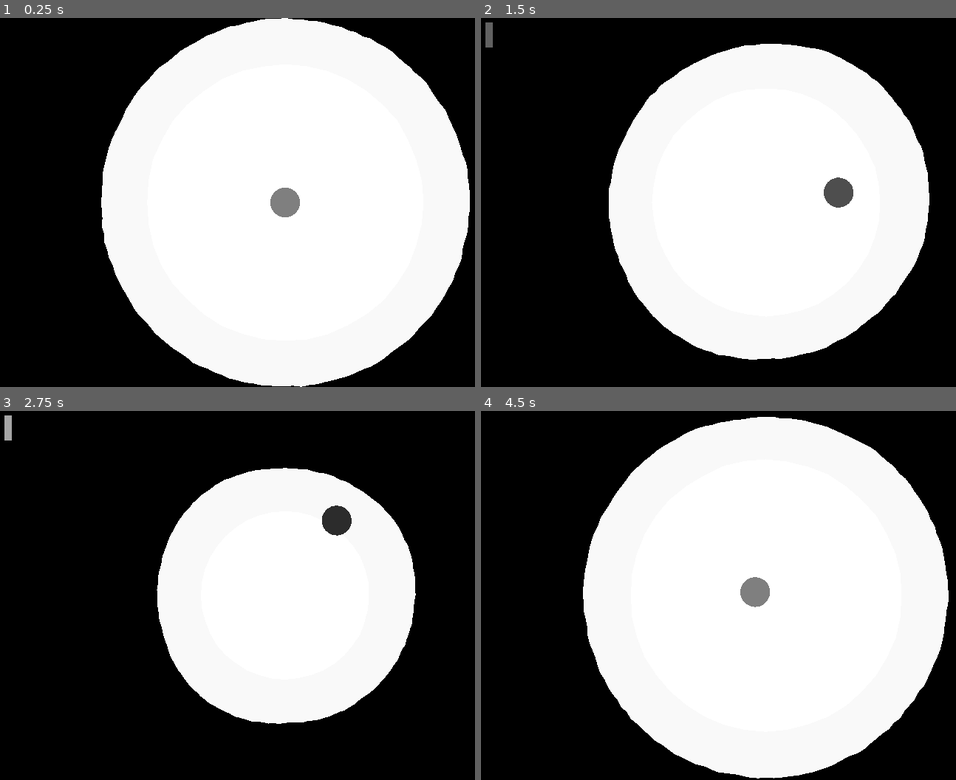
Above: before the commit, frames 1-4 (two rows, left to right).
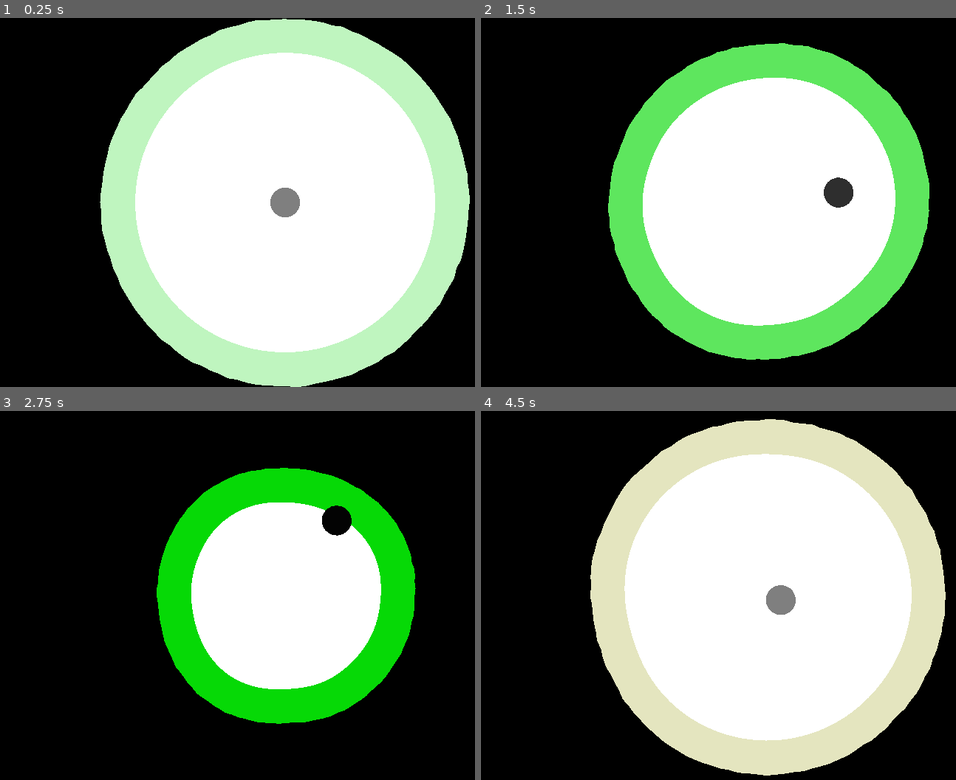
Above: after the commit, the same moments.

Repository: sergei11156/limetedSpace
Game: Godot game, scene res://main.tscn
Two runs of this game, one before a commit and one after it. Both use one fixed random seed, a clock stepped at 60 frames per second and the inputs below.
Inputs (mouse positions are in pixels of both pictures, inside the frame that each line leads up to):
- Up to frame 1 (0.25 s): no input
- Up to frame 2 (1.5 s): move the mouse to (894, 184) at 0.52 s; tap Space (shot) at 0.6, 1.35 s; move the mouse to (647, 220) at 1.27 s
- Up to frame 3 (2.75 s): move the mouse to (342, 514) at 2.02 s; tap Space (shot) at 2.1 s
- Up to frame 4 (4.5 s): move the mouse to (737, 669) at 2.77 s; tap Space (shot) at 2.85, 3.6, 4.35 s; move the mouse to (941, 650) at 3.52 s; move the mouse to (590, 540) at 4.27 s

The runs differ from the first frame. In frame 1, 21% of the frame differs, in the area x 20-99%, y 0-100%; in frame 2, 18%; in frame 3, 14%; in frame 4, 23%, in the area x 21-99%, y 1-100%.

Commit message:
colors of zone

Diff:
--- a/freeArea.gd
+++ b/freeArea.gd
@@ -6,7 +6,7 @@
 var verticesEffects: Array[Effect] = []
 var slices
 var collisionSlices
-@export var verticesCount = 144
+@export var verticesCount = 120
 @export var effectLifetime = 1
 @export var сollapseVelocity = 100
 @export var maxEffectRadiusForCollision = 200.0
--- a/main.gd
+++ b/main.gd
@@ -1,31 +1,18 @@
 extends Node
 @export var bulletScene: PackedScene
 @export var bonusScene: PackedScene
-
-var loadIndicators = []
-
+@export var colors: Array[Color]
 # Called when the node enters the scene tree for the first time.
 func _ready():
 	$FreeArea.startGame()
-	loadIndicators = [$ColorRect2, $ColorRect3, $ColorRect4]
+
 
 
 # Called every frame. 'delta' is the elapsed time since the previous frame.
 func _process(delta):
-	if Input.is_action_just_pressed("shot"):
-		if $Player.is_shot_available():
-			makeShot($Player.position, $Player.rotation)
-			$Player.shotsFired()
-
-
-	for i in range($Player.availableShots):
-		loadIndicators[i].set_color(Color(1, 1, 1))
-
-	if $Player.availableShots < loadIndicators.size():
-		var color = $Player.shotProgress
-		loadIndicators[$Player.availableShots].set_color(Color(color, color, color))
-		for i in range($Player.availableShots + 1, loadIndicators.size()):
-			loadIndicators[i].set_color(Color(0, 0, 0))
+	if $Player.is_shot_available():
+		makeShot($Player.position, $Player.rotation)
+		$Player.shotsFired()
 
 func makeShot(pos, rot):
 	var bullet = bulletScene.instantiate()
@@ -34,11 +21,11 @@
 
 func _physics_process(delta):
 	$Player.updateReloadTime(delta, $FreeArea.averageRadius, $FreeArea.center)
-	var vertices = []
-	for step in range(40):
-		var verticePos = Vector2.from_angle(PI * 2 / 40 * step)
-		verticePos *= $FreeArea.averageRadius - $Player.maxDistanceToRadiusToGainReload
-		vertices.push_back(rand(verticePos))
+	var vertices = $FreeArea.vertices.map(func(v): return v - v.normalized() * $Player.maxDistanceToRadiusToGainReload / 2)
+	var alpha = $Player.waitReloadTime/ $Player.reloadTime
+	if alpha < .25:
+		alpha = .25
+	$ZoneIndicator.set_color(Color($ZoneIndicator.color, alpha))
 
 	$WithoutReloadZone.position = $FreeArea.center
 	$WithoutReloadZone.set_polygon(PackedVector2Array(vertices))
@@ -46,19 +33,27 @@
 func rand(v):
 	return v * ((randi() % 10 - 5) / 1000.0 + 1)
 
-func _on_free_area_player_hit_border():
+
+func startGame():
 	$FreeArea.startGame()
 	$Player.startGame()
+	$ZoneIndicator.set_color(colors[randi() % colors.size()])
+
+func _on_free_area_player_hit_border():
+	startGame()
 
 
 
 func _on_create_bonus_timer_timeout():
 	var bonus = bonusScene.instantiate()
-	var rand = randi() % int($FreeArea.averageRadius - $Player.maxDistanceToRadiusToGainReload)
-	var v = Vector2(rand, rand)
+	var radius = $FreeArea.averageRadius - $Player.maxDistanceToRadiusToGainReload
+	var v = rand_circle(radius)
 	bonus.position = $FreeArea.center + v
 	add_child(bonus)
 
+
+func rand_circle(radius):
+	return Vector2(radius * randf(), 0).rotated(randf() * 2 * PI)
 
 
 func _on_player_make_6_shot():
--- a/main.tscn
+++ b/main.tscn
@@ -10,6 +10,7 @@
 script = ExtResource("1_ncd3l")
 bulletScene = ExtResource("2_ykwac")
 bonusScene = ExtResource("3_m6w2k")
+colors = Array[Color]([Color(0, 0.745098, 0, 1), Color(0.572549, 0.596078, 0, 1), Color(0, 0, 0.890196, 1), Color(0.678431, 0.360784, 0.709804, 1)])
 
 [node name="FreeArea" parent="." instance=ExtResource("1_amc8x")]
 
@@ -19,40 +20,27 @@
 [node name="Player" parent="." instance=ExtResource("2_sint0")]
 position = Vector2(1400, 800)
 
-[node name="ColorRect" type="ColorRect" parent="."]
-z_index = -2
+[node name="ZoneIndicator" type="ColorRect" parent="."]
+z_index = -3
 anchors_preset = 15
 anchor_right = 1.0
 anchor_bottom = 1.0
 grow_horizontal = 2
 grow_vertical = 2
-color = Color(0.976471, 0.976471, 0.976471, 1)
-
-[node name="ColorRect2" type="ColorRect" parent="."]
-offset_left = 64.0
-offset_top = 18.0
-offset_right = 97.0
-offset_bottom = 129.0
-color = Color(0, 0, 0, 1)
-
-[node name="ColorRect3" type="ColorRect" parent="."]
-offset_left = 127.0
-offset_top = 17.0
-offset_right = 158.0
-offset_bottom = 129.0
-color = Color(0, 0, 0, 1)
-
-[node name="ColorRect4" type="ColorRect" parent="."]
-offset_left = 192.0
-offset_top = 17.0
-offset_right = 225.0
-offset_bottom = 130.0
-color = Color(0, 0, 0, 1)
+color = Color(0, 0.847059, 0, 0.172549)
 
 [node name="CreateBonusTimer" type="Timer" parent="."]
 wait_time = 7.0
 autostart = true
 
+[node name="Background" type="ColorRect" parent="."]
+z_index = -4
+anchors_preset = 15
+anchor_right = 1.0
+anchor_bottom = 1.0
+grow_horizontal = 2
+grow_vertical = 2
+
 [connection signal="playerHitBorder" from="FreeArea" to="." method="_on_free_area_player_hit_border"]
 [connection signal="make6Shot" from="Player" to="." method="_on_player_make_6_shot"]
 [connection signal="timeout" from="CreateBonusTimer" to="." method="_on_create_bonus_timer_timeout"]
--- a/player.gd
+++ b/player.gd
@@ -7,7 +7,7 @@
 var availableShots = 0
 var maxShots = 3
 var shotProgress
-@export var maxDistanceToRadiusToGainReload = 200
+@export var maxDistanceToRadiusToGainReload = 300
 
 signal make6Shot
 func _ready():
